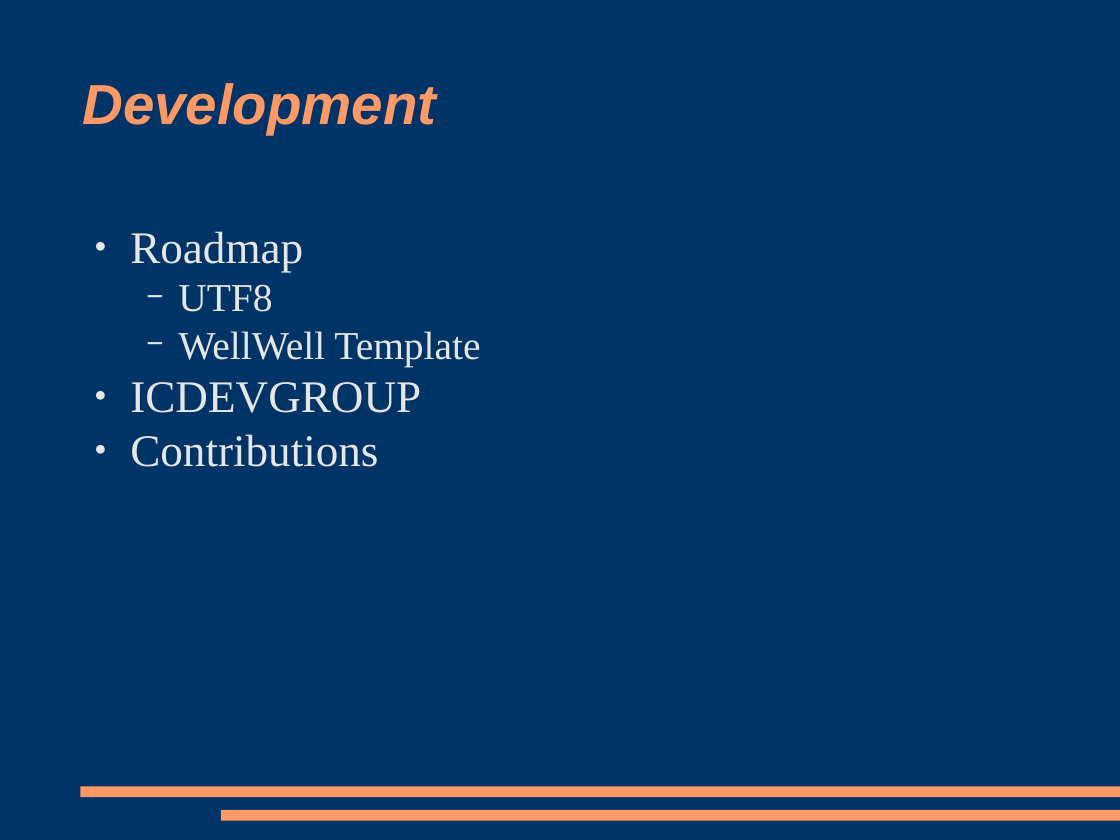
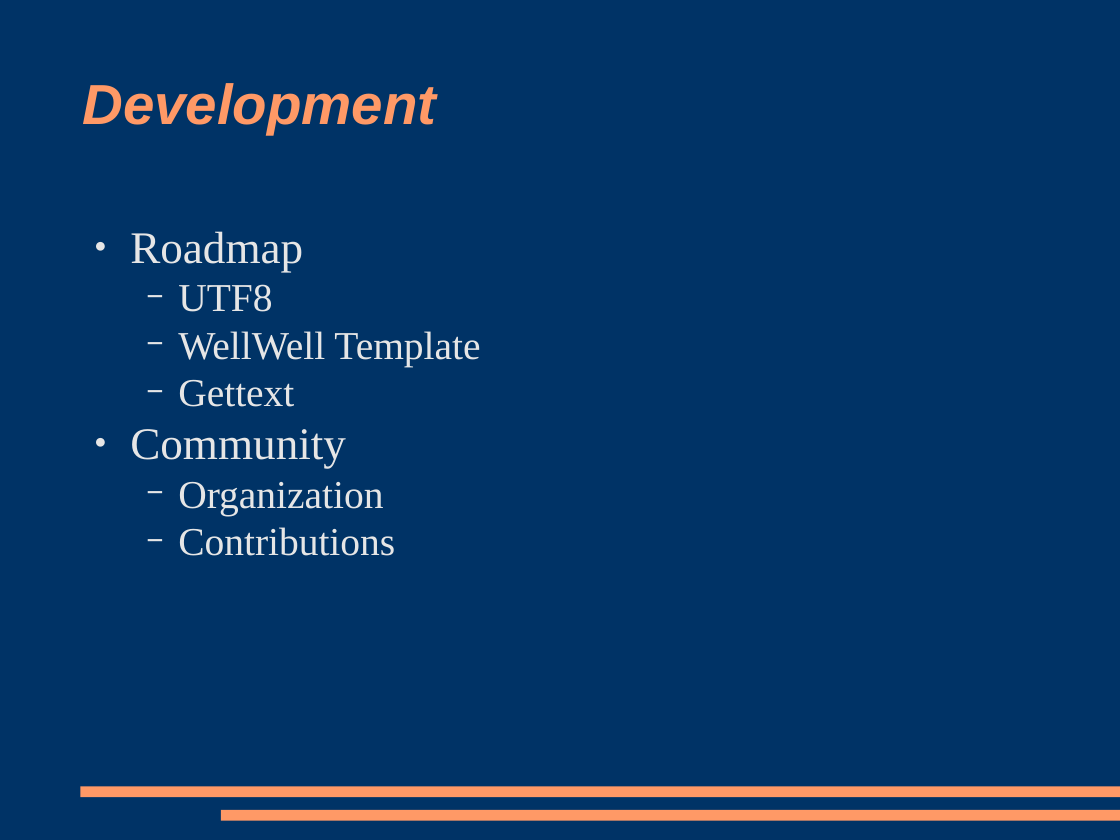
Before and after one commit to racke/Presentations, a slide deck: slide 21 of yapc2008/interchange.odp (slide 12 before the commit). Drawn at 1120x840 pixels with LibreOffice and Linux fonts; fonts in the diff are those of the drawing. Boxes give left, top, right and bottom in pixels: in the first picture for what was removed or moved away, otherwise in the second. Text is boxed around its words. In the diff, an @@ line names an element or a change of style, - is before the commit and + after.

```diff
--- a/yapc2008/interchange.odp
+++ b/yapc2008/interchange.odp
@@ text at [130, 380, 383, 516]: text changed; size 32 to 28 pt @@
-● ICDEVGROUP
+  − Gettext
+● Community
+  − Organization
@@ text at [178, 527, 395, 556]: size 32 to 28 pt in "Contributions"; bullet ● to −; list level 1 to 2 in "Contributions" @@
```
Also in this commit, not shown: 9 other slides changed, 11 slides added.
